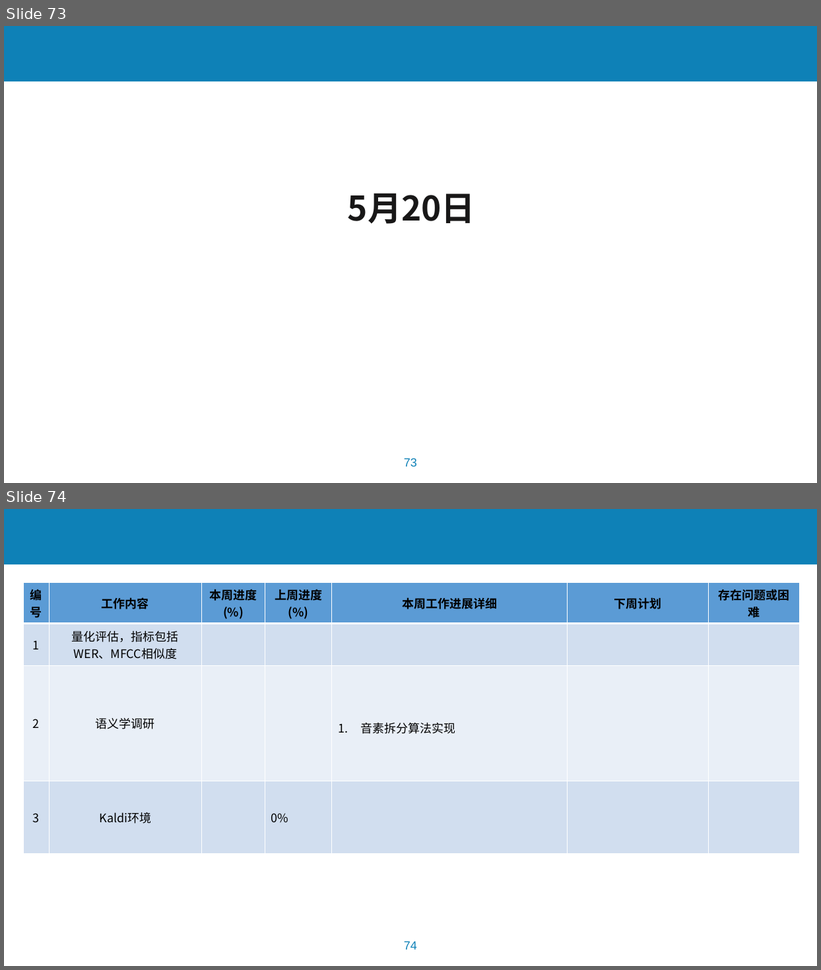
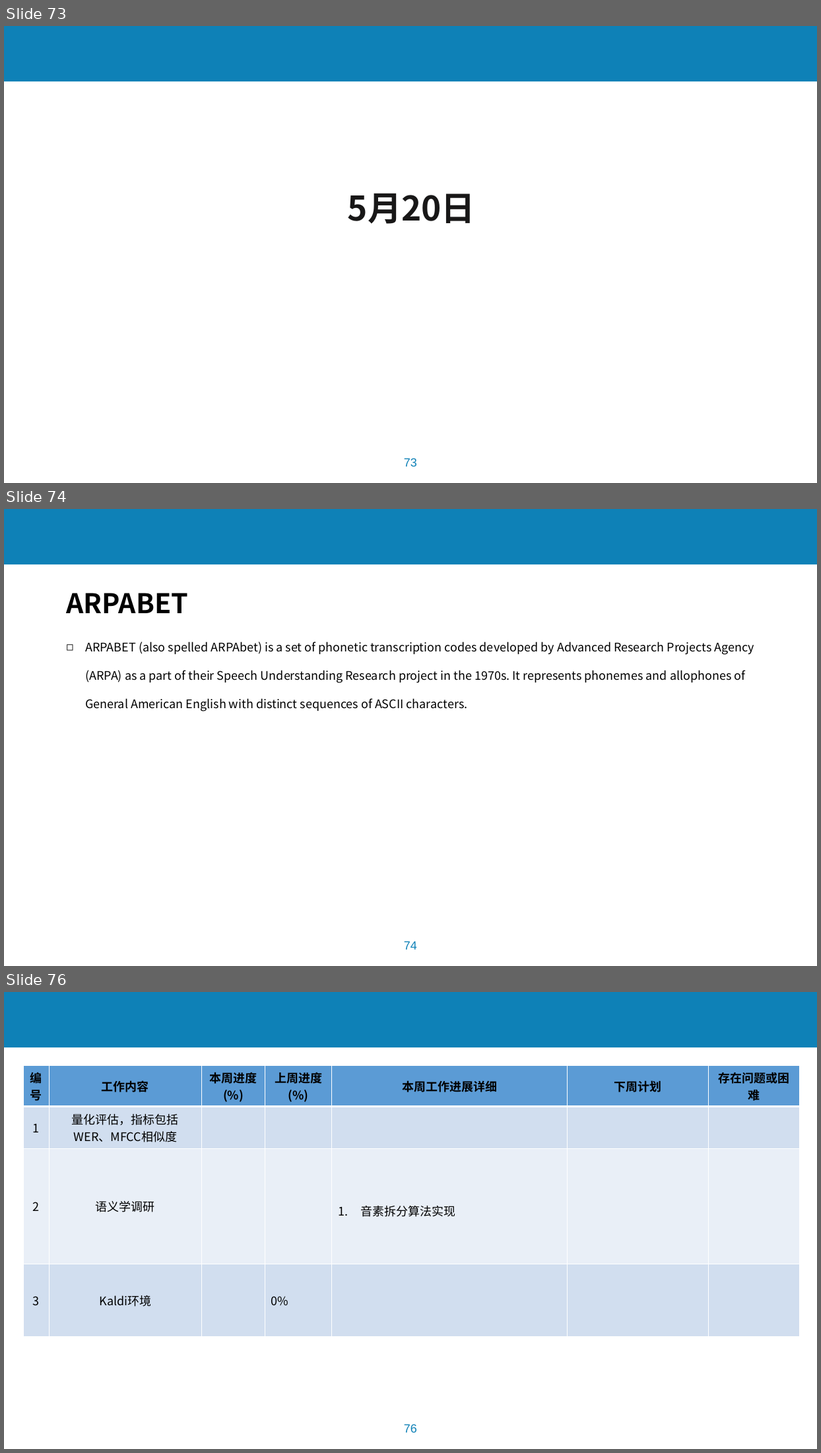
Before and after one commit to lchmoxing/audio_tsm_test, a slide deck: documents/基于音频预处理过程的语音识别系统攻击3.1.pptx. Shown one above the other, each under a label of ours: slides 73 and 74 before the commit, slides 73, 74 and 76 after it; the slides between them are not shown. The pictures are 821x970 and 821x1453 pixels, drawn with LibreOffice and Linux fonts; fonts in the diff are those of the drawing; background and template pictures are left out. Boxes give left, top, right and bottom in pixels: in the first picture for what was removed or moved away, otherwise in the second. Text is boxed around its words. In the diff, an @@ line names an element or a change of style, - is before the commit and + after.

```diff
--- a/documents/基于音频预处理过程的语音识别系统攻击3.1.pptx
+++ b/documents/基于音频预处理过程的语音识别系统攻击3.1.pptx
@@ slide 74 added at bbox=[4, 509, 817, 966], background #FFFFFF; not listed: 2 template elements that a slide beside it also shows @@
@@ text added at bbox=[66, 593, 188, 613], 32 pt, text #000000, bold @@
+ARPABET
@@ text added at bbox=[85, 642, 754, 712], 14 pt, text #000000 @@
+◻ ARPABET (also spelled ARPAbet) is a set of phonetic transcription codes developed by Advanced Research Projects Agency (ARPA) as a part of their Speech Understanding Research project in the 1970s. It represents phonemes and allophones of General American English with distinct sequences of ASCII characters.
@@ what was slide 74 is now slide 76 @@
@@ page number at bbox=[404, 1424, 417, 1433]: text changed @@
-74
+76
```
Also in this commit, not shown: 1 other slide added, 1 other file.
